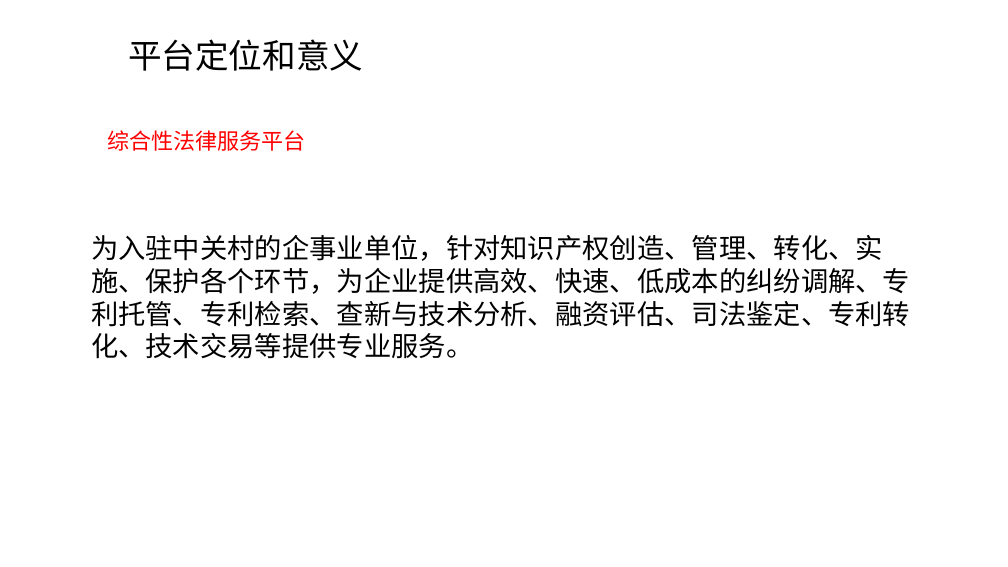
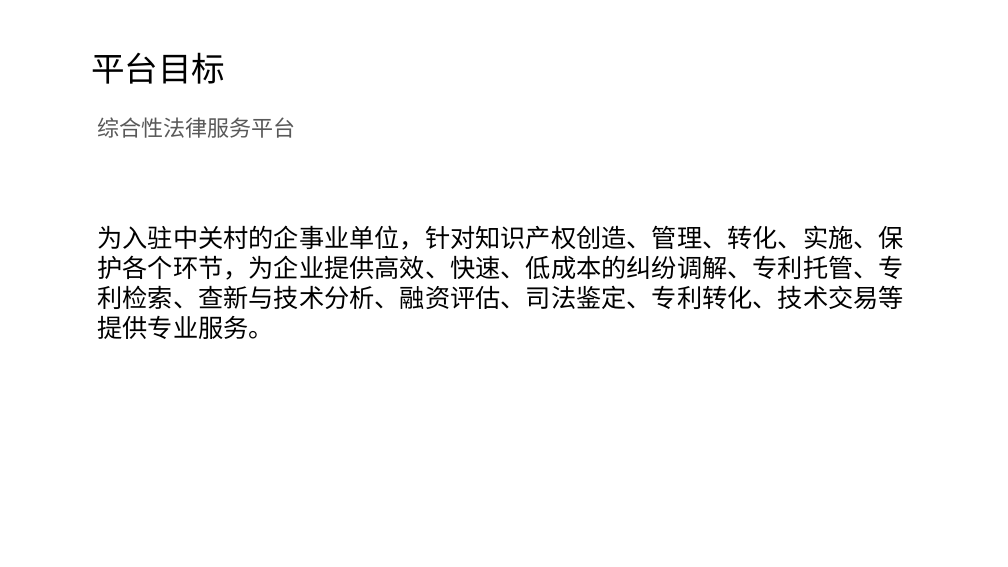
Before and after one commit to petite-chen/data, a slide deck: slide 2 of 资料/1.海知平台介绍.ppt. Drawn at 1008x567 pixels with LibreOffice and Linux fonts; fonts in the diff are those of the drawing. Boxes give left, top, right and bottom in pixels: in the first picture for what was removed or moved away, otherwise in the second. Text is boxed around its words. In the diff, an @@ line names an element or a change of style, - is before the commit and + after.

```diff
--- a/资料/1.海知平台介绍.ppt
+++ b/资料/1.海知平台介绍.ppt
@@ text at (x1=91, y1=52, x2=225, y2=84): text changed @@
-平台定位和意义
+平台目标
@@ text "综合性法律服务平台" moved from (x1=108, y1=130, x2=306, y2=151) to (x1=98, y1=117, x2=296, y2=138) @@
@@ text "综合性法律服务平台" at (x1=98, y1=117, x2=296, y2=138): text colour #FF0000 to #595959 @@
@@ text "为入驻中关村的企事业单位，针对知识产权创造、管理、转化、实施、保护各个环节，为企业提供高效、快速、低成本的纠纷调解、专利 ..." moved from (x1=91, y1=235, x2=910, y2=359) to (x1=98, y1=225, x2=904, y2=339) @@
@@ text "为入驻中关村的企事业单位，针对知识产权创造、管理、转化、实施、保护各个环节，为企业提供高效、快速、低成本的纠纷调解、专利 ..." at (x1=98, y1=225, x2=904, y2=339): size 26 to 24 pt, font Arial to Noto Sans CJK SC @@
```
Also in this commit, not shown: 1 other slide changed, 9 slides added, 5 slides removed, 4 other files.
